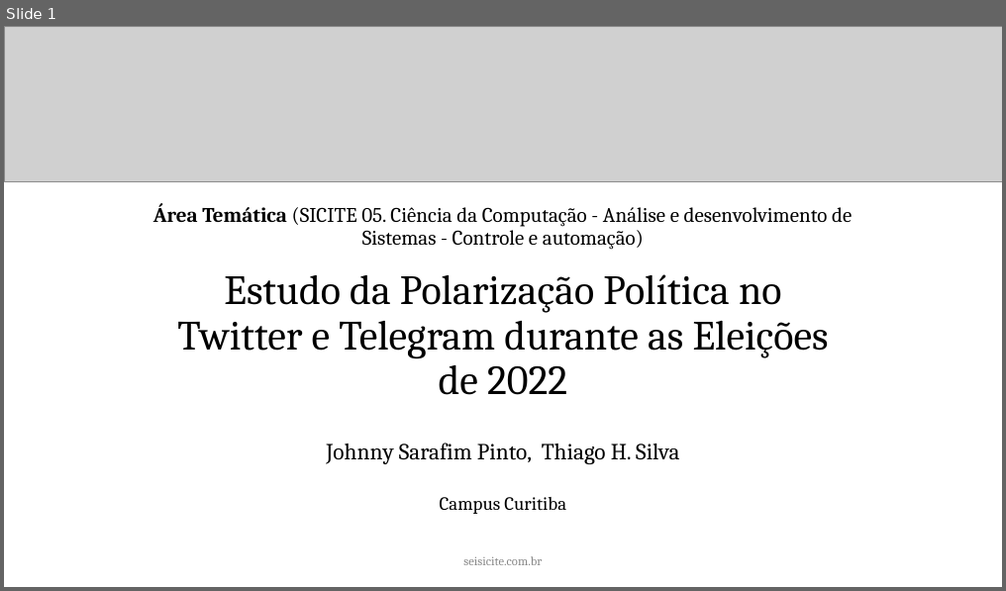
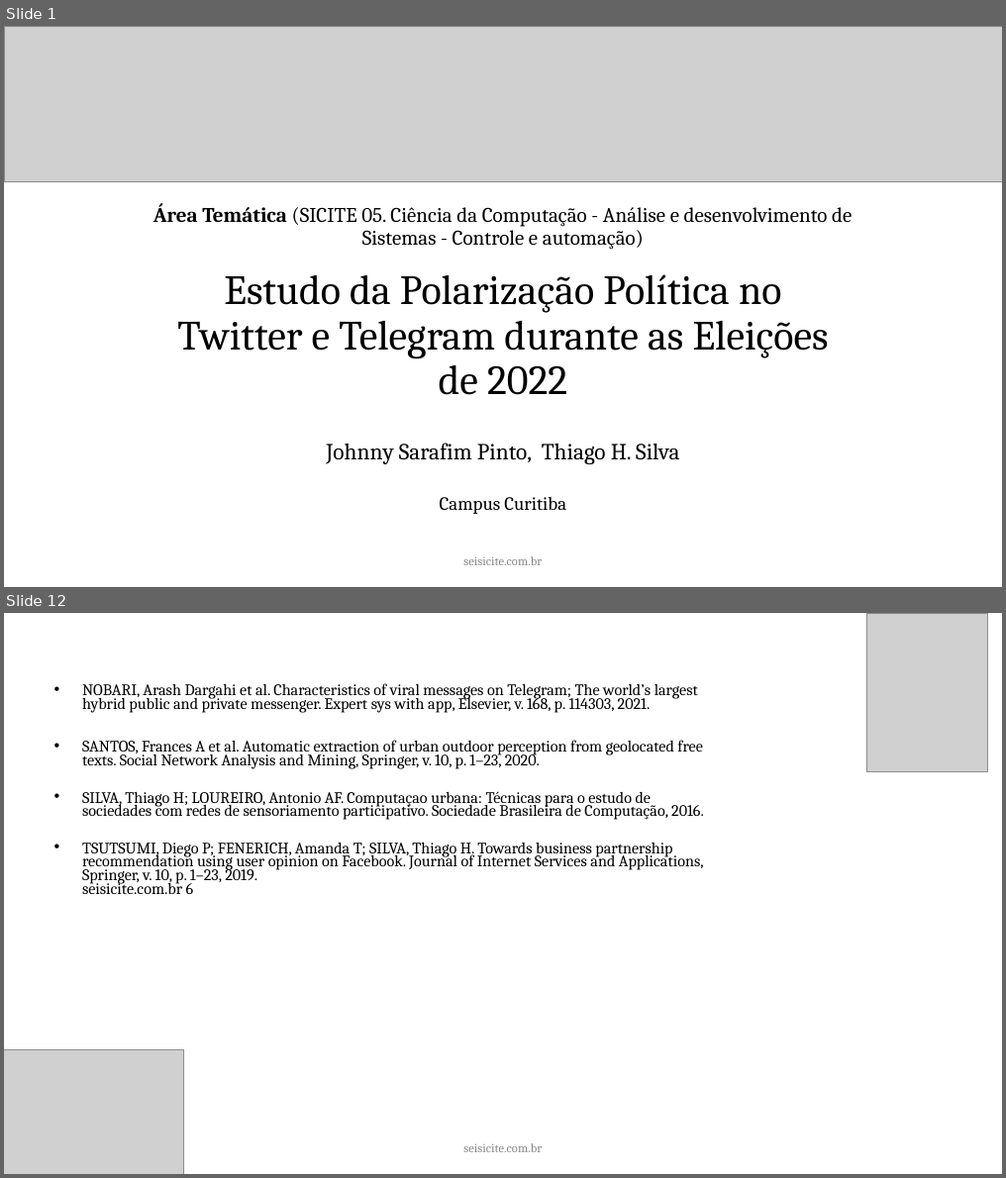
Before and after one commit to joojkun/sicite-2023-apresentacao, a slide deck: 2023 - Template Apresentação ✅.pptx. Shown one above the other, each under a label of ours: slide 1 before the commit, slides 1 and 12 after it; the slides between them are not shown. The pictures are 1006x591 and 1006x1178 pixels, drawn with LibreOffice and Linux fonts; fonts in the diff are those of the drawing; grey boxes stand for pictures. Boxes give left, top, right and bottom in pixels: in the first picture for what was removed or moved away, otherwise in the second. Text is boxed around its words. In the diff, an @@ line names an element or a change of style, - is before the commit and + after.

```diff
--- a/2023 - Template Apresentação ✅.pptx
+++ b/2023 - Template Apresentação ✅.pptx
@@ slide 12 added at (4,613,1002,1174), background #FFFFFF @@
@@ picture added at (867,613,988,772) @@
@@ text added at (82,683,704,894), 15.4 pt, text #000000 @@
+• NOBARI, Arash Dargahi et al. Characteristics of viral messages on Telegram; The world’s largest
+  hybrid public and private messenger. Expert sys with app, Elsevier, v. 168, p. 114303, 2021.
+• SANTOS, Frances A et al. Automatic extraction of urban outdoor perception from geolocated free
+  texts. Social Network Analysis and Mining, Springer, v. 10, p. 1–23, 2020.
+• SILVA, Thiago H; LOUREIRO, Antonio AF. Computaçao urbana: Técnicas para o estudo de
+  sociedades com redes de sensoriamento participativo. Sociedade Brasileira de Computação, 2016.
+• TSUTSUMI, Diego P; FENERICH, Amanda T; SILVA, Thiago H. Towards business partnership
+  recommendation using user opinion on Facebook. Journal of Internet Services and Applications,
+  Springer, v. 10, p. 1–23, 2019.
+  seisicite.com.br 6
@@ picture added at (4,1051,183,1174) @@
@@ text added at (463,1144,542,1153), 12 pt, text #888888 @@
+seisicite.com.br
```
Also in this commit, not shown: 3 slides changed, 7 other slides added, 1 slide removed.
